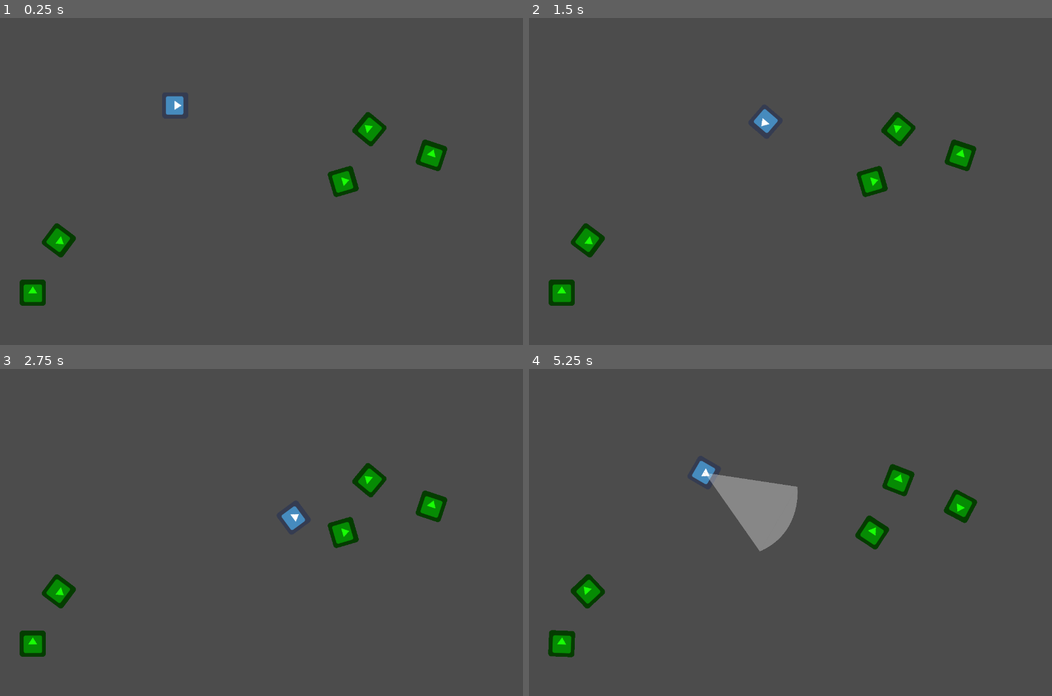
Above: before the commit, frames 1-4 (two rows, left to right).
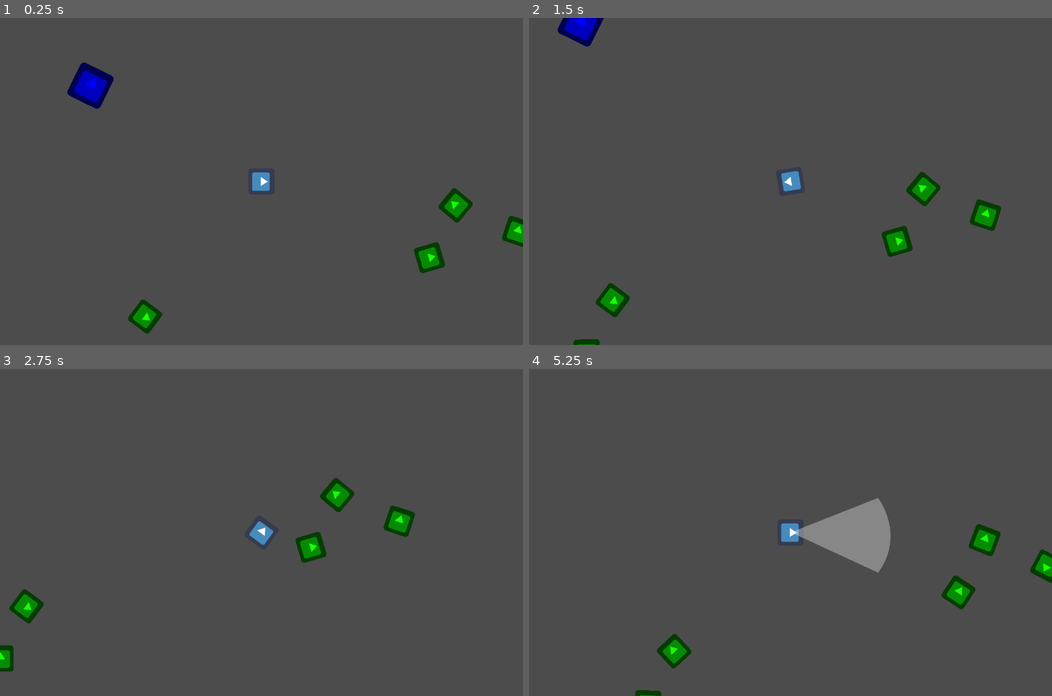
Above: after the commit, the same moments.

Repository: brcclark/Widljam33
Game: Godot game, scene res://scenes/Main.tscn
Same seed, same stepped clock (60 frames per second), same inputs: the game is played once before the commit and once after it. Before the commit the project starts from res://Main.tscn. The engine's default icon, where the game draws it, is replaced by a stand-in: a white triangle on a blue panel in a dark square.
Inputs (mouse positions are in pixels of both pictures, inside the frame that each line leads up to):
- Up to frame 1 (0.25 s): no input
- Up to frame 2 (1.5 s): move the mouse to (905, 165) at 0.52 s; hold D (move_right) 0.53-1.28 s; click (905, 165) at 0.67 s; move the mouse to (685, 197) at 1.27 s; hold S (move_down) from 1.28 s (still down)
- Up to frame 3 (2.75 s): move the mouse to (313, 460) at 2.02 s; release S (move_down) at 2.03 s; hold D (move_right) from 2.03 s (still down)
- Up to frame 4 (5.25 s): move the mouse to (764, 597) at 2.77 s; release D (move_right) at 2.78 s; hold W (move_up) 2.78-3.53 s; click (764, 597) at 2.92 s; move the mouse to (947, 581) at 3.52 s; hold A (move_left) 3.53-5.03 s; move the mouse to (633, 483) at 4.27 s; move the mouse to (816, 532) at 5.02 s; hold S (move_down) from 5.03 s (still down); click (816, 532) at 5.17 s

The runs differ from the first frame. In frame 1, 4.7% of the frame differs, in the area x 3-100%, y 13-97%; in frame 2, 4.6%; in frame 3, 4.2%; in frame 4, 8.1%, in the area x 3-100%, y 28-100%.

Commit message:
Added a hero, he roams around

Diff:
--- /dev/null
+++ b/heroes/CommonHero.tscn
@@ -0,0 +1,42 @@
+[gd_scene load_steps=6 format=2]
+
+[ext_resource path="res://heroes/Hero.tscn" type="PackedScene" id=1]
+[ext_resource path="res://icon.png" type="Texture" id=2]
+[ext_resource path="res://scripts/CommonHero.gd" type="Script" id=3]
+
+[sub_resource type="SpriteFrames" id=1]
+animations = [ {
+"frames": [ ExtResource( 2 ) ],
+"loop": true,
+"name": "default",
+"speed": 5.0
+} ]
+
+[sub_resource type="RectangleShape2D" id=2]
+
+[node name="Hero" instance=ExtResource( 1 )]
+collision_layer = 4
+collision_mask = 3
+script = ExtResource( 3 )
+
+[node name="AnimatedSprite" parent="." index="0"]
+self_modulate = Color( 0, 0, 1, 1 )
+rotation = 1.57079
+scale = Vector2( 1.4, 1.4 )
+frames = SubResource( 1 )
+
+[node name="CollisionShape2D" parent="." index="1"]
+scale = Vector2( 4.65988, 4.64 )
+shape = SubResource( 2 )
+
+[node name="EnemyDetect" type="Area2D" parent="." index="2"]
+rotation = 1.57079
+collision_layer = 0
+collision_mask = 3
+
+[node name="CollisionPolygon2D" type="CollisionPolygon2D" parent="EnemyDetect" index="0"]
+polygon = PoolVector2Array( 0, 0, 256, 0, 256, -128, 192, -256, 64, -296, -64, -296, -192, -256, -256, -128, -256, 0 )
+
+[node name="WanderTimer" type="Timer" parent="." index="3"]
+
+[connection signal="timeout" from="WanderTimer" to="." method="_on_WanderTimer_timeout"]
--- /dev/null
+++ b/heroes/Hero.tscn
@@ -0,0 +1,7 @@
+[gd_scene format=2]
+
+[node name="Hero" type="KinematicBody2D"]
+
+[node name="AnimatedSprite" type="AnimatedSprite" parent="."]
+
+[node name="CollisionShape2D" type="CollisionShape2D" parent="."]
--- a/project.godot
+++ b/project.godot
@@ -11,7 +11,7 @@
 [application]
 
 config/name="Wild Jam 33"
-run/main_scene="res://Main.tscn"
+run/main_scene="res://scenes/Main.tscn"
 config/icon="res://icon.png"
 
 [display]
@@ -46,6 +46,7 @@
 
 2d_physics/layer_1="player"
 2d_physics/layer_2="enemies"
+2d_physics/layer_3="heros"
 
 [physics]
 
@@ -53,4 +54,4 @@
 
 [rendering]
 
-environment/default_environment="res://default_env.tres"
+environment/default_environment="res://assets/default_env.tres"
--- a/Main.tscn
+++ b/scenes/Main.tscn
@@ -1,7 +1,8 @@
-[gd_scene load_steps=3 format=2]
+[gd_scene load_steps=4 format=2]
 
-[ext_resource path="res://Player.tscn" type="PackedScene" id=1]
+[ext_resource path="res://scenes/Player.tscn" type="PackedScene" id=1]
 [ext_resource path="res://enemies/Lvl1Enemy.tscn" type="PackedScene" id=2]
+[ext_resource path="res://heroes/CommonHero.tscn" type="PackedScene" id=3]
 
 [node name="Main" type="Node"]
 
@@ -20,7 +21,6 @@
 [node name="Lvl1Enemy3" parent="Enemies" instance=ExtResource( 2 )]
 position = Vector2( 1056, 336 )
 rotation = 1.16613
-scale = Vector2( 1, 1 )
 
 [node name="Lvl1Enemy4" parent="Enemies" instance=ExtResource( 2 )]
 position = Vector2( 144, 544 )
@@ -28,3 +28,7 @@
 [node name="Lvl1Enemy5" parent="Enemies" instance=ExtResource( 2 )]
 position = Vector2( 80.0001, 672 )
 rotation = -0.571777
+
+[node name="Heroes" type="Node" parent="."]
+
+[node name="Hero" parent="Heroes" instance=ExtResource( 3 )]
--- a/Player.tscn
+++ b/scenes/Player.tscn
@@ -39,6 +39,9 @@
 }
 speed = 200
 
+[node name="Camera2D" type="Camera2D" parent="."]
+current = true
+
 [node name="CollisionShape2D" type="CollisionShape2D" parent="."]
 shape = SubResource( 1 )
 
--- /dev/null
+++ b/scripts/CommonHero.gd
@@ -0,0 +1,53 @@
+extends "res://scripts/hero.gd"
+
+#A hero that roams around and shoots fireballs at enemies
+
+export (int) var wanderSpeed = 100
+export (int) var moveSpeed = 300
+
+export (int) var minWanderTime = 1
+export (int) var maxWanderTime = 3
+enum HeroState {IDLE, WANDER, CHASE_ENEMY, CHASE_PLAYER}
+
+onready var wanderTimer = $WanderTimer
+
+var _state = HeroState.IDLE
+var _target = null
+
+var _dest = Vector2.ZERO
+var _velocity = Vector2.ZERO
+
+func _ready():
+	pass
+
+func _process(delta):
+	state_machine()
+
+func state_machine():
+	match _state:
+		HeroState.IDLE:
+			if _target:
+				pass
+			else:
+				if randf() < 0.5:
+					_dest = Vector2(rand_range(-1,1),rand_range(-1,1)).normalized()
+				else:
+					_dest = Vector2.ZERO
+				wanderTimer.start(rand_range(minWanderTime,maxWanderTime))
+				look_at(_dest)
+				_state = HeroState.WANDER
+
+		HeroState.WANDER:
+			if _target:
+				pass
+			else:
+				move_and_slide(_dest * wanderSpeed)
+		HeroState.CHASE_PLAYER:
+			pass
+		HeroState.CHASE_ENEMY:
+			pass
+
+
+func _on_WanderTimer_timeout():
+	if _state == HeroState.WANDER:
+		_state = HeroState.IDLE
--- /dev/null
+++ b/scripts/hero.gd
@@ -0,0 +1,6 @@
+extends KinematicBody2D
+
+export (int) var baseScore = 0
+
+func _ready():
+	pass
Renamed: default_env.tres -> assets/default_env.tres
